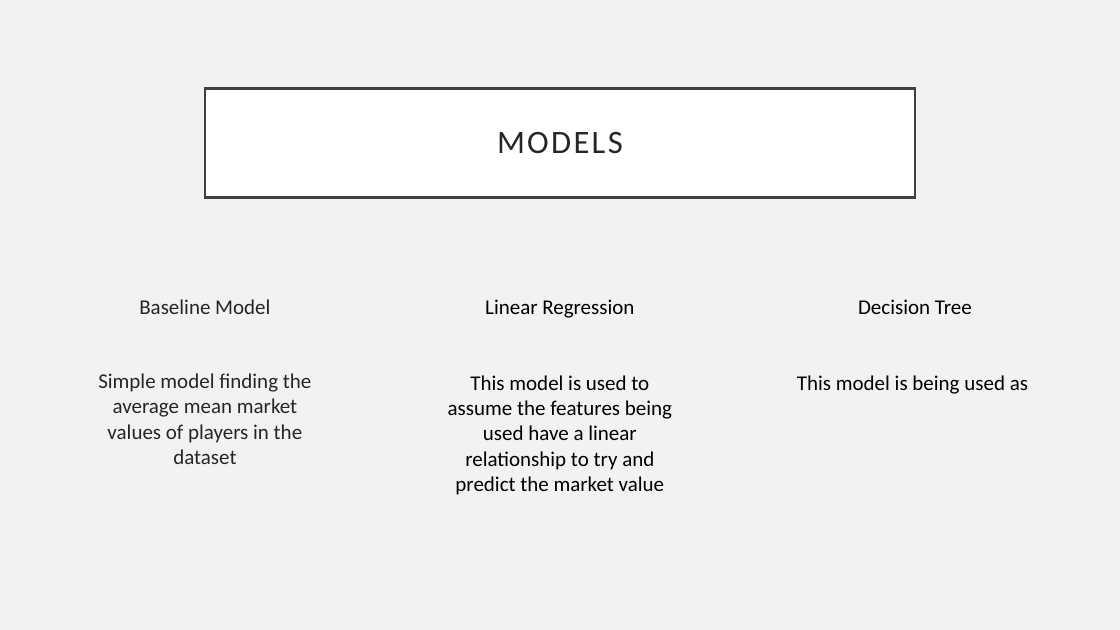
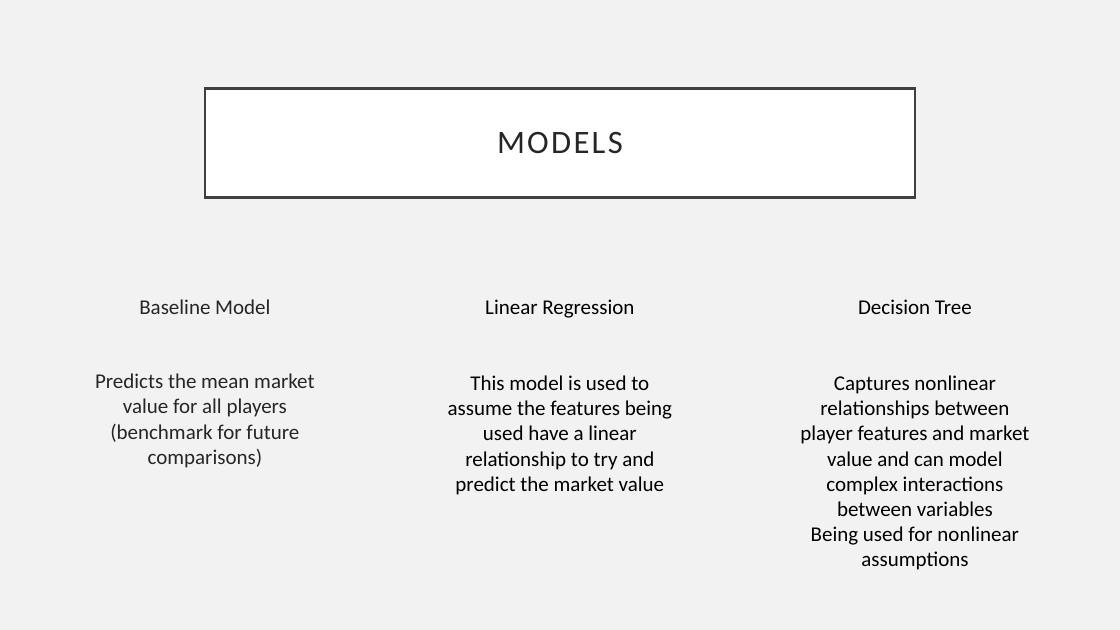
Before and after one commit to uaayub/MarketValuesSoccer, a slide deck: slide 7 of CSC382 Project Presentation.pptx (slide 5 before the commit). Drawn at 1120x630 pixels with LibreOffice and Linux fonts; fonts in the diff are those of the drawing. Boxes give left, top, right and bottom in pixels: in the first picture for what was removed or moved away, otherwise in the second. Text is boxed around its words. In the diff, an @@ line names an element or a change of style, - is before the commit and + after.

```diff
--- a/CSC382 Project Presentation.pptx
+++ b/CSC382 Project Presentation.pptx
@@ text at [95,373,314,468]: text changed @@
-Simple model finding the average mean market values of players in the dataset
+Predicts the mean market value for all players (benchmark for future comparisons)
@@ text at [800,375,1029,570]: text changed @@
-This model is being used as
+Captures nonlinear relationships between player features and market value and can model complex interactions between variables
+Being used for nonlinear assumptions
```
Also in this commit, not shown: 3 other slides changed, 3 slides added.
